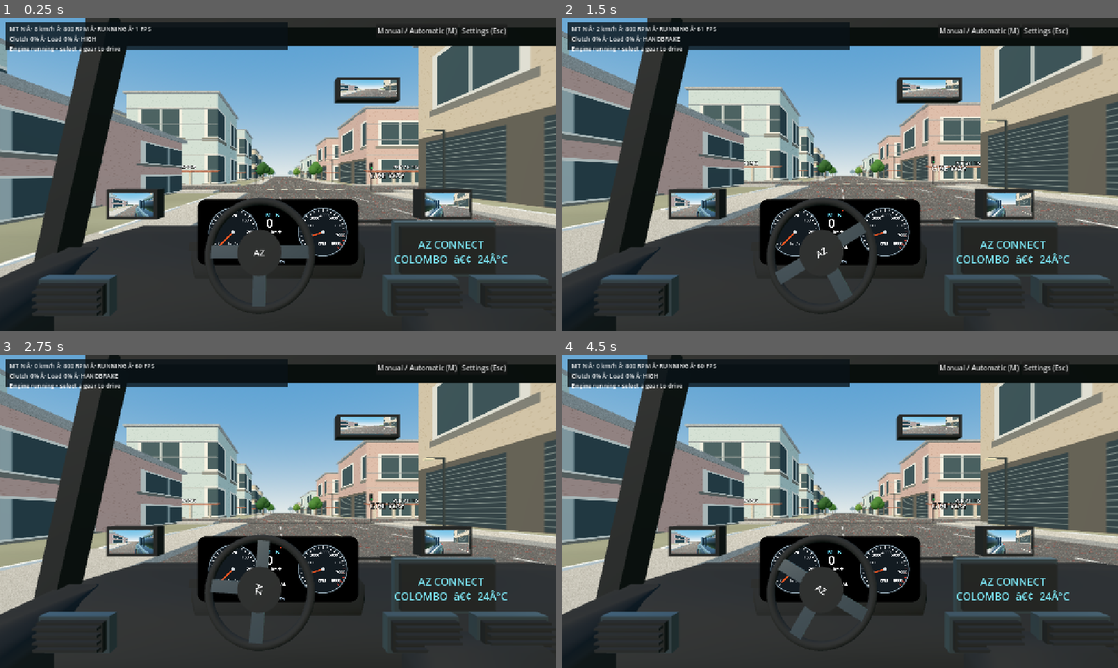
Above: before the commit, frames 1-4 (two rows, left to right).
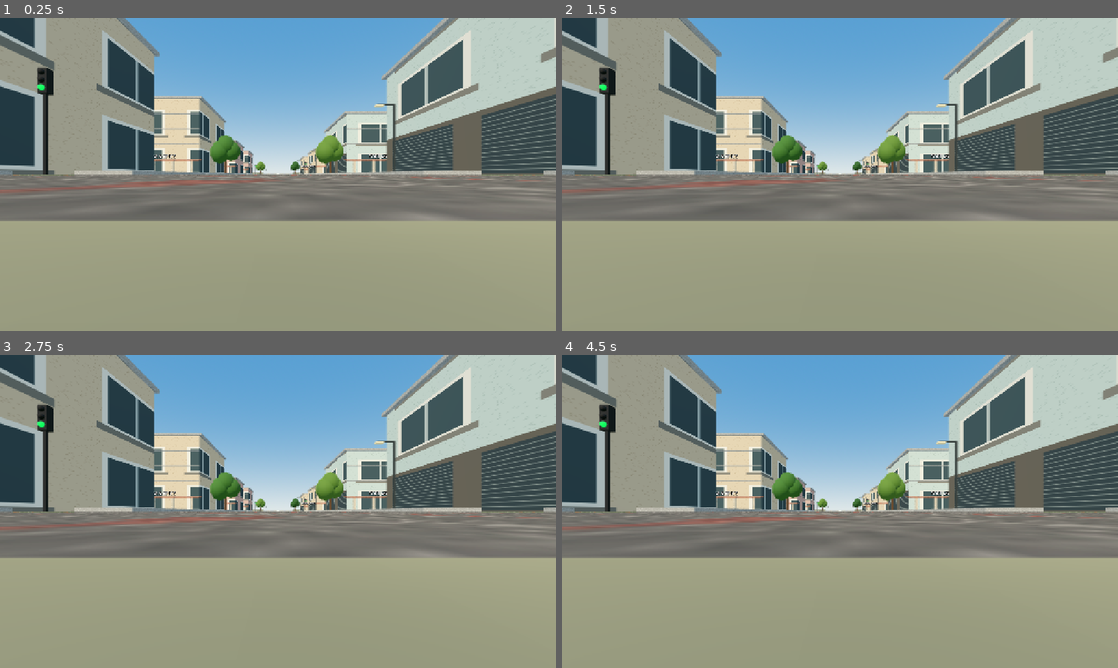
Above: after the commit, the same moments.

Repository: Mhd-Azeem/WebToApp
Game: Godot game, scene res://scenes/main.tscn
The game is run twice, just before and just after one commit, with the same random seed, the same clock (stepped at 60 frames per second) and the same inputs.
Inputs (mouse positions are in pixels of both pictures, inside the frame that each line leads up to):
- Up to frame 1 (0.25 s): no input
- Up to frame 2 (1.5 s): tap Enter at 0.5 s; move the mouse to (962, 158) at 0.52 s; hold D 0.53-1.25 s; hold Shift 0.53-1.25 s; click (962, 158) at 0.67 s; tap Space at 0.77 s; drag from (728, 190) to (812, 237) at 1.27 s
- Up to frame 3 (2.75 s): move the mouse to (333, 442) at 2.02 s; hold D from 2.03 s (still down); tap H at 2.1 s
- Up to frame 4 (4.5 s): release D at 2.75 s; drag from (812, 574) to (673, 464) at 2.77 s; move the mouse to (1006, 558) at 3.52 s; hold A 3.53-4.25 s; tap Q at 3.6 s; tap Space at 3.77 s; drag from (673, 464) to (756, 433) at 4.27 s

The runs differ from the first frame. In frame 1, 83% of the frame differs, in the area x 0-100%, y 0-100%; in frame 2, 82%; in frame 3, 82%; in frame 4, 83%.
Error after the commit: Invalid call. Nonexistent function 'set_engine_type' in base 'Node (engine_audio.gd)'. (res://scripts/main.gd:104)

Commit message:
Connect saved petrol diesel selection to vehicle audio

Diff:
--- a/az-car-3d/scripts/main.gd
+++ b/az-car-3d/scripts/main.gd
@@ -1,6 +1,7 @@
 extends Node3D
 const G = preload("res://scripts/geometry.gd")
 var car: VehicleBody3D
+var engine_audio: Node
 var camera: Camera3D
 var hud: Label
 var cockpit := false
@@ -39,7 +40,7 @@
 	traffic.set_script(preload("res://scripts/traffic.gd"))
 	traffic.player=car
 	add_child(traffic)
-	var engine_audio := Node.new()
+	engine_audio=Node.new()
 	engine_audio.set_script(preload("res://scripts/engine_audio.gd"))
 	engine_audio.car=car
 	add_child(engine_audio)
@@ -100,6 +101,8 @@
 	settings.set_script(preload("res://scripts/ui/driving_settings.gd"))
 	layer.add_child(settings)
 	settings.traffic_changed.connect(func(value: bool): traffic.set_enabled(value))
+	engine_audio.set_engine_type(settings.engine_type_selector.selected)
+	settings.engine_type_changed.connect(func(type: int): engine_audio.set_engine_type(type))
 	settings.quality_changed.connect(_apply_quality)
 	settings.visibility_changed.connect(_settings_visibility)
 	settings.throttle_travel_changed.connect(func(value: float):
